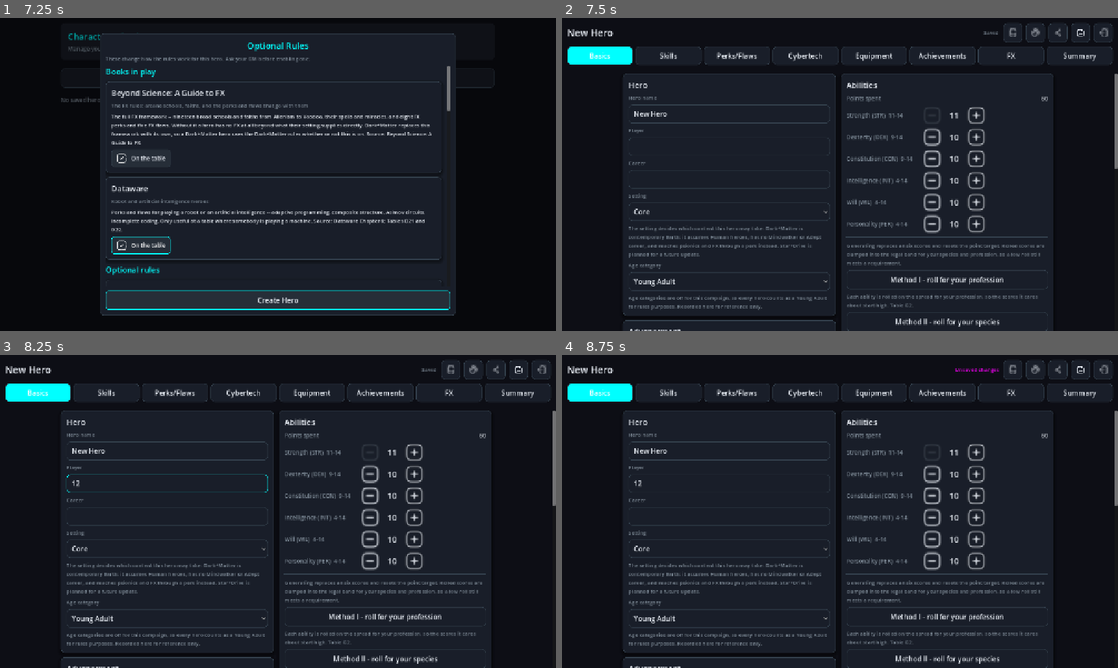
Above: before the commit, frames 1-4 (two rows, left to right).
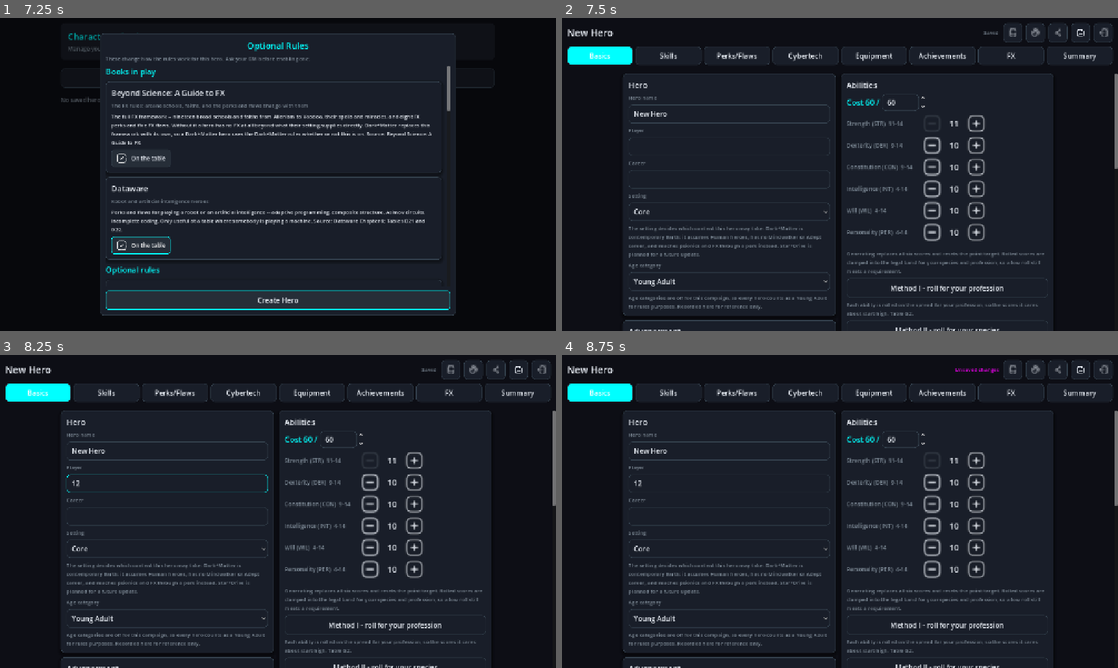
Above: after the commit, the same moments.

Repository: rigoparis/wilmer-alternity-sidekick
Game: Godot game, scene res://scenes/ui/app_shell.tscn
Two runs of this game, one before a commit and one after it. Both use one fixed random seed, a clock stepped at 60 frames per second and the inputs below.
Inputs (mouse positions are in pixels of both pictures, inside the frame that each line leads up to):
- Up to frame 1 (7.25 s): click "Create New Hero" at 0.5 s; click "Create New Hero" at 1.25 s; click "Not in play" at 2 s; click "Import Hero" at 2.75 s; click "Campaigns" at 3.5 s; click "On the table" at 4.25 s; click "Not in play" at 5 s; click "On the table" at 5.75 s; click "Not in play" at 6.5 s
- Up to frame 2 (7.5 s): click "Create Hero" at 7.25 s
- Up to frame 3 (8.25 s): click (166, 483) at 8.02 s; type "12" at 8.1 s
- Up to frame 4 (8.75 s): click (728, 517) at 8.25 s; type "12" at 8.33 s

Frame 1 is identical in both runs. In frame 2, 4.8% of the frame differs, in the area x 51-88%, y 24-100%; in frame 3, 4.8%; in frame 4, 4.8%.

Commit message:
feat(ui): restore customizable ability points target on offline characters
- Restore the 'Cost <spent> / [ <target> ]' SpinBox under Abilities on tab_basics for offline characters
- Guard total ability points and achievement points steppers to be read-only / GM-controlled when connected to a multiplayer table
- Display 'Cost <spent> / <target> (set by GM)' when connected to a multiplayer table
- Update Summary tab ability points spent metric to display '<spent> / <target>' when spent does not match target
- Add automated test for custom ability target SpinBox in smoke_tabs_ui.gd

Diff:
--- a/scripts/ui/tabs/tab_achievements.gd
+++ b/scripts/ui/tabs/tab_achievements.gd
@@ -67,14 +67,16 @@
 
 	Widgets.separator(box, palette)
 
-	# The GM awards points between adventures, so this is an input rather than a
-	# derived value. It is also on Basics, next to the level it drives.
-	var stepper := NumberStepper.new()
-	box.add_child(stepper)
-	stepper.setup(palette, "Achievement points earned", points, 0, 999)
-	stepper.value_changed.connect(func(value: int):
-		doc.apply(CharacterDoc.ALL, func(c): rules.achievements.set_achievement_points(c, value))
-		save_requested.emit())
+	var is_at_table: bool = ctx != null and ctx.table != null and ctx.table.is_connected_to_table()
+	if not is_at_table:
+		var stepper := NumberStepper.new()
+		box.add_child(stepper)
+		stepper.setup(palette, "Achievement points earned", points, 0, 999)
+		stepper.value_changed.connect(func(value: int):
+			doc.apply(CharacterDoc.ALL, func(c): rules.achievements.set_achievement_points(c, value))
+			save_requested.emit())
+	else:
+		Widgets.muted_text(box, "Achievement points are awarded and set by the GM at the table.", palette, Widgets.FONT_CAPTION)
 
 
 func _build_purchased(container: Container) -> void:
--- a/scripts/ui/tabs/tab_basics.gd
+++ b/scripts/ui/tabs/tab_basics.gd
@@ -245,13 +245,16 @@
 			palette, false
 		)
 
-	# The GM awards these between adventures, so it is an input.
-	var stepper := NumberStepper.new()
-	box.add_child(stepper)
-	stepper.setup(palette, "Achievement points earned", points, 0, 999)
-	stepper.value_changed.connect(func(value: int):
-		doc.apply(CharacterDoc.ALL, func(c): rules.achievements.set_achievement_points(c, value))
-		save_requested.emit())
+	var is_at_table: bool = ctx != null and ctx.table != null and ctx.table.is_connected_to_table()
+	if not is_at_table:
+		var stepper := NumberStepper.new()
+		box.add_child(stepper)
+		stepper.setup(palette, "Achievement points earned", points, 0, 999)
+		stepper.value_changed.connect(func(value: int):
+			doc.apply(CharacterDoc.ALL, func(c): rules.achievements.set_achievement_points(c, value))
+			save_requested.emit())
+	else:
+		Widgets.muted_text(box, "Achievement points are awarded and set by the GM at the table.", palette, Widgets.FONT_CAPTION)
 
 
 ## Age category, and what it is currently doing to the hero.
@@ -512,7 +515,43 @@
 	var palette := ctx.palette
 	var box := Widgets.section(container, "Abilities", palette)
 
-	Widgets.metric(box, "Points spent", str(rules.ability_total(doc.raw())), palette)
+	var spent: int = rules.ability_total(doc.raw())
+	var target: int = rules.ability_point_total(doc.raw())
+	var is_at_table: bool = ctx != null and ctx.table != null and ctx.table.is_connected_to_table()
+
+	var header_row := HBoxContainer.new()
+	header_row.add_theme_constant_override("separation", 6)
+	header_row.alignment = BoxContainer.ALIGNMENT_BEGIN
+	box.add_child(header_row)
+
+	var cost_label := Label.new()
+	cost_label.text = "Cost %d /" % spent if not is_at_table else "Cost %d / %d" % [spent, target]
+	cost_label.add_theme_font_size_override("font_size", 18)
+	cost_label.add_theme_color_override(
+		"font_color",
+		palette.warning if spent != target else palette.accent
+	)
+	cost_label.vertical_alignment = VERTICAL_ALIGNMENT_CENTER
+	header_row.add_child(cost_label)
+
+	if not is_at_table:
+		var target_spin := SpinBox.new()
+		target_spin.min_value = 1
+		target_spin.max_value = 999
+		target_spin.value = target
+		target_spin.custom_minimum_size = Vector2(80, 0)
+		target_spin.size_flags_vertical = Control.SIZE_SHRINK_CENTER
+		target_spin.value_changed.connect(func(val: float):
+			var new_target := int(val)
+			if new_target != rules.ability_point_total(doc.raw()):
+				doc.apply(CharacterDoc.ALL, func(c: Dictionary):
+					c["custom_ability_target"] = new_target
+				)
+				save_requested.emit()
+		)
+		header_row.add_child(target_spin)
+	else:
+		Widgets.muted_text(header_row, "(set by GM)", palette, Widgets.FONT_CAPTION)
 
 	for ability in ABILITIES:
 		_build_ability_row(box, ability)
--- a/scripts/ui/tabs/tab_summary.gd
+++ b/scripts/ui/tabs/tab_summary.gd
@@ -222,7 +222,10 @@
 		for cell in cells:
 			(cell as Label).autowrap_mode = TextServer.AUTOWRAP_OFF
 
-	Widgets.metric(box, "Ability points spent", str(AlternityNum.as_int(summary.get("ability_total", 0))), palette)
+	var ability_spent := AlternityNum.as_int(summary.get("ability_total", 0))
+	var ability_target := AlternityNum.as_int(summary.get("ability_target", 60))
+	var ability_text := "%d / %d" % [ability_spent, ability_target] if ability_spent != ability_target else str(ability_spent)
+	Widgets.metric(box, "Ability points spent", ability_text, palette)
 
 
 func _build_action_content(box: Container, summary: Dictionary) -> void:
--- a/tools/smoke_tabs_ui.gd
+++ b/tools/smoke_tabs_ui.gd
@@ -51,6 +51,7 @@
 	await _test_summary_attack_forms_and_tables()
 	await _test_dark_matter_basics_career_packages()
 	await _test_dark_matter_equipment_requisition()
+	await _test_custom_ability_target_spinbox()
 
 	finish()
 
@@ -686,3 +687,42 @@
 
 	tab_dm.queue_free()
 	tab_core.queue_free()
+
+
+func _spinboxes_in(node: Node) -> Array:
+	var out: Array = []
+	for child in node.get_children():
+		if child is SpinBox:
+			out.append(child)
+		out.append_array(_spinboxes_in(child))
+	return out
+
+
+func _test_custom_ability_target_spinbox() -> void:
+	var doc := Doc.new(_rules)
+	doc.set_species_id(0)
+	doc.set_profession_id(0)
+
+	var tab = _mount(TAB_BASICS, doc, false)
+	await process_frame
+
+	var spins := _spinboxes_in(tab)
+	check_true(spins.size() > 0, "found SpinBox for custom ability target in offline mode")
+	if not spins.is_empty():
+		var spin: SpinBox = spins[0]
+		check_eq(int(spin.value), 60, "default ability target is 60")
+		spin.value = 65
+		spin.value_changed.emit(65.0)
+		await process_frame
+		check_eq(
+			AlternityNum.as_int(doc.raw().get("custom_ability_target", 0)),
+			65,
+			"SpinBox updates custom_ability_target on character doc"
+		)
+		check_eq(
+			_rules.ability_point_total(doc.raw()),
+			65,
+			"rules.ability_point_total reflects customized target"
+		)
+
+	tab.queue_free()
